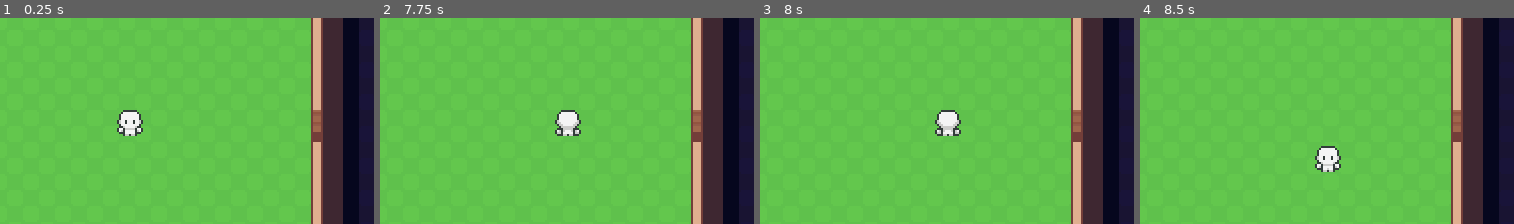
Above: before the commit, frames 1-4 (left to right).
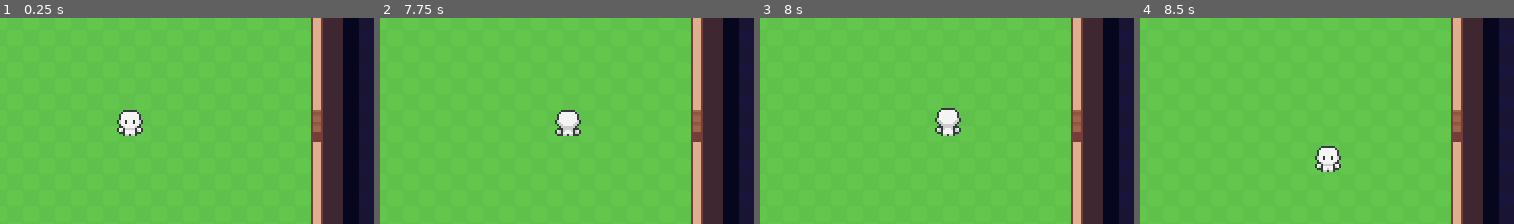
Above: after the commit, the same moments.

Repository: MichaelHayesMC/Term_3_Godot_LastCognition
Game: Godot game, scene res://scenes/game.tscn
The game is run twice, just before and just after one commit, with the same random seed, the same clock (stepped at 60 frames per second) and the same inputs.
Inputs (mouse positions are % of the whole screen's width and height, from its top left):
- Up to frame 1 (0.25 s): no input
- Up to frame 2 (7.75 s): tap Enter at 0.5 s; move the mouse to (73, 45) at 0.52 s; hold D (move_right) 0.53-1.25 s; click (73, 45) at 0.67 s; drag from (29, 55) to (29, 5) at 1.27 s; move the mouse to (60, 27) at 2.02 s; hold D (move_right) 2.03-2.75 s; drag from (45, 71) to (64, 25) at 2.77 s; move the mouse to (81, 66) at 3.52 s; hold A (move_left) 3.53-4.25 s; drag from (19, 34) to (64, 14) at 4.27 s; move the mouse to (55, 50) at 5.02 s; hold S (move_down) 5.03-5.75 s; click (55, 50) at 5.17 s; drag from (35, 24) to (64, 35) at 5.77 s; move the mouse to (73, 45) at 6.52 s; hold W (move_up) 6.53-7.25 s; drag from (29, 55) to (64, 35) at 7.27 s
- Up to frame 3 (8 s): no input
- Up to frame 4 (8.5 s): tap Space at 8 s; move the mouse to (60, 27) at 8.02 s; hold S (move_down) from 8.03 s (still down)
The pictures show only the part of the screen within x 11-61%, y 26-76%; the shares and areas given below are measured in that part.

Frames 1-2 are identical in both runs. In frame 3, 0.4% of the frame differs, in the area x 46-54%, y 43-58%; in frame 4, nothing differs.

Commit message:
Character Animation Updates

Diff:
--- a/scenes/player.tscn
+++ b/scenes/player.tscn
@@ -77,6 +77,7 @@
 
 [sub_resource type="Animation" id="Animation_tuyoq"]
 resource_name = "idle_up"
+length = 0.500013
 loop_mode = 1
 step = 0.125
 tracks/0/type = "value"
